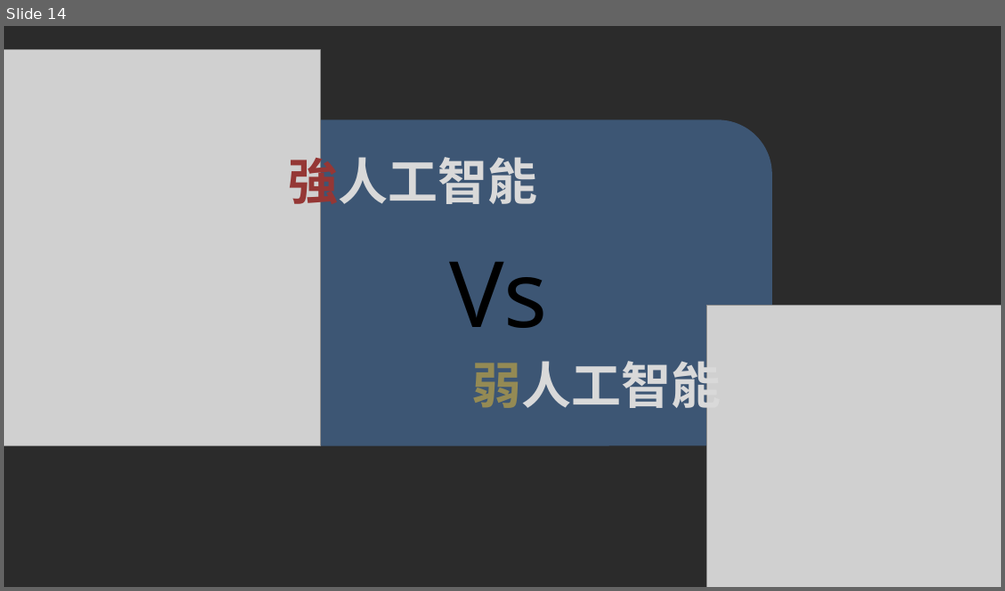
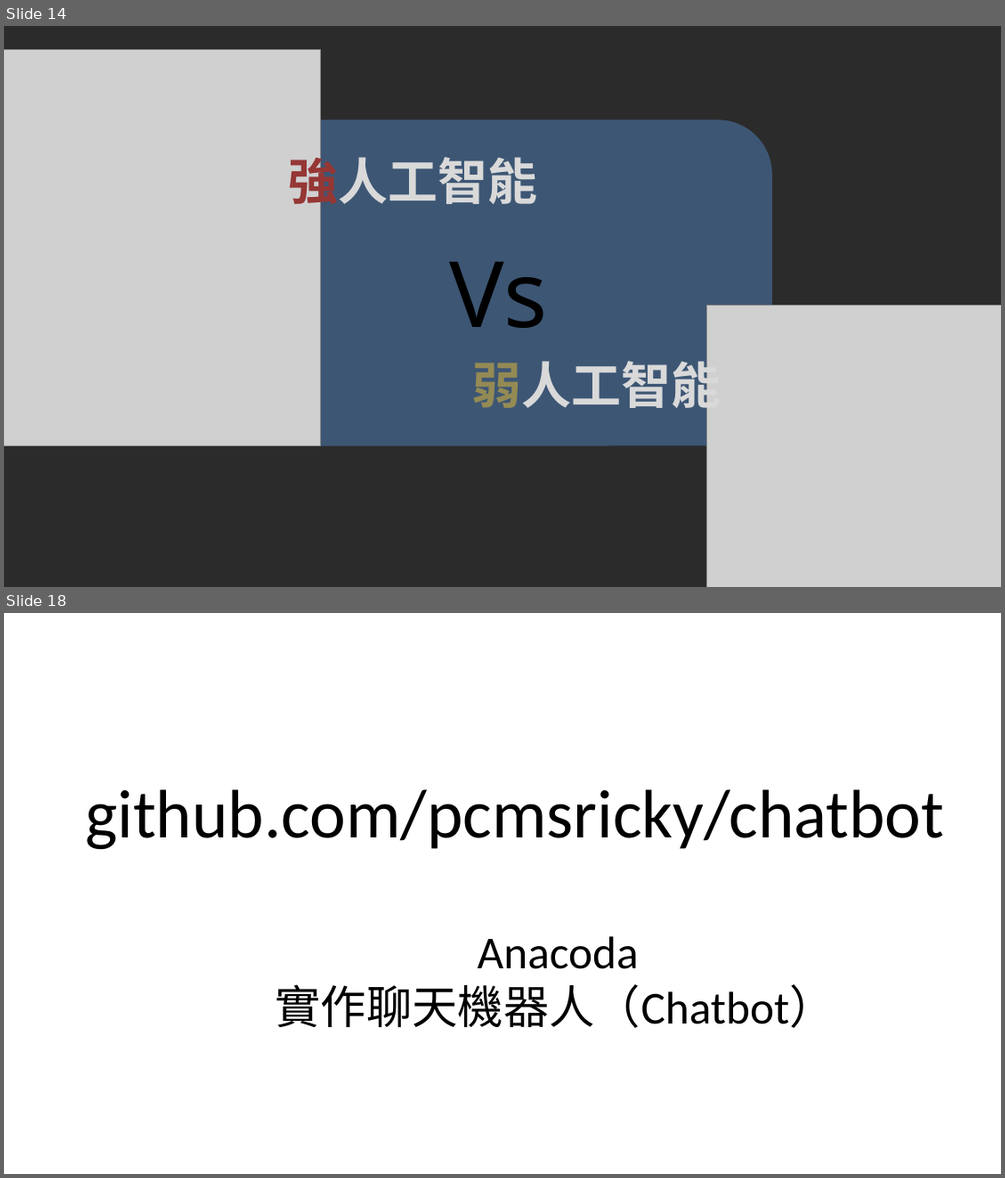
Before and after one commit to pcmsricky/chatbot, a slide deck: NLP2.pptx. Shown one above the other, each under a label of ours: slide 14 before the commit, slides 14 and 18 after it; the slides between them are not shown. The pictures are 1005x591 and 1005x1178 pixels, drawn with LibreOffice and Linux fonts; fonts in the diff are those of the drawing; grey boxes stand for pictures; background and template pictures are left out; a plain dark background stands for a picture behind light text. Boxes give left, top, right and bottom in pixels: in the first picture for what was removed or moved away, otherwise in the second. Text is boxed around its words. In the diff, an @@ line names an element or a change of style, - is before the commit and + after.

```diff
--- a/NLP2.pptx
+++ b/NLP2.pptx
@@ slide 18 added at [4, 613, 1001, 1174], background picture (left out) @@
@@ text added at [85, 789, 944, 850], 66 pt, text #000000 @@
+github.com/pcmsricky/chatbot
@@ text added at [275, 936, 835, 1028], 44 pt, text #000000 @@
+Anacoda
+實作聊天機器人（Chatbot）
```
Also in this commit, not shown: 10 slides changed, 3 other slides added, 1 slide removed, 3 other files.
